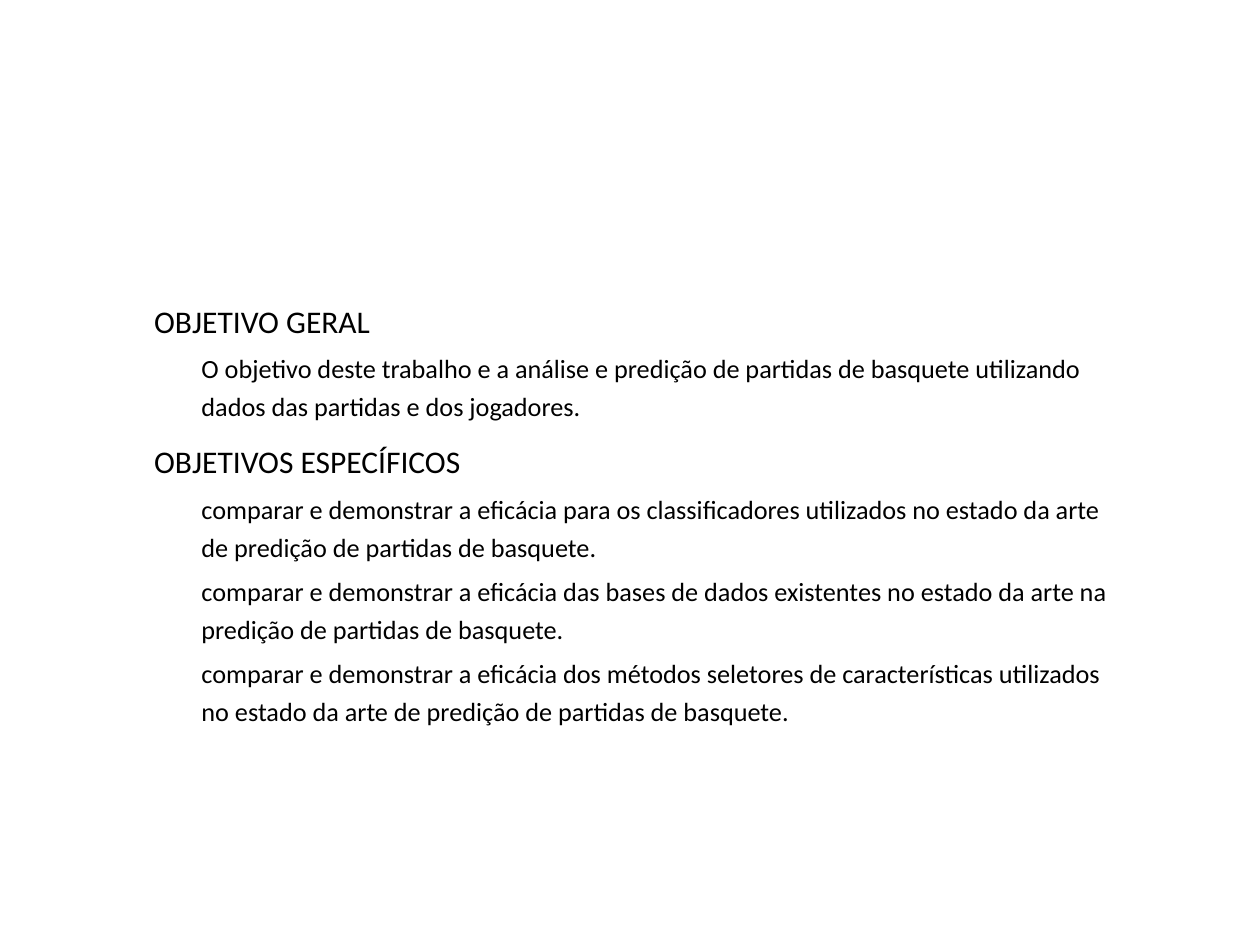
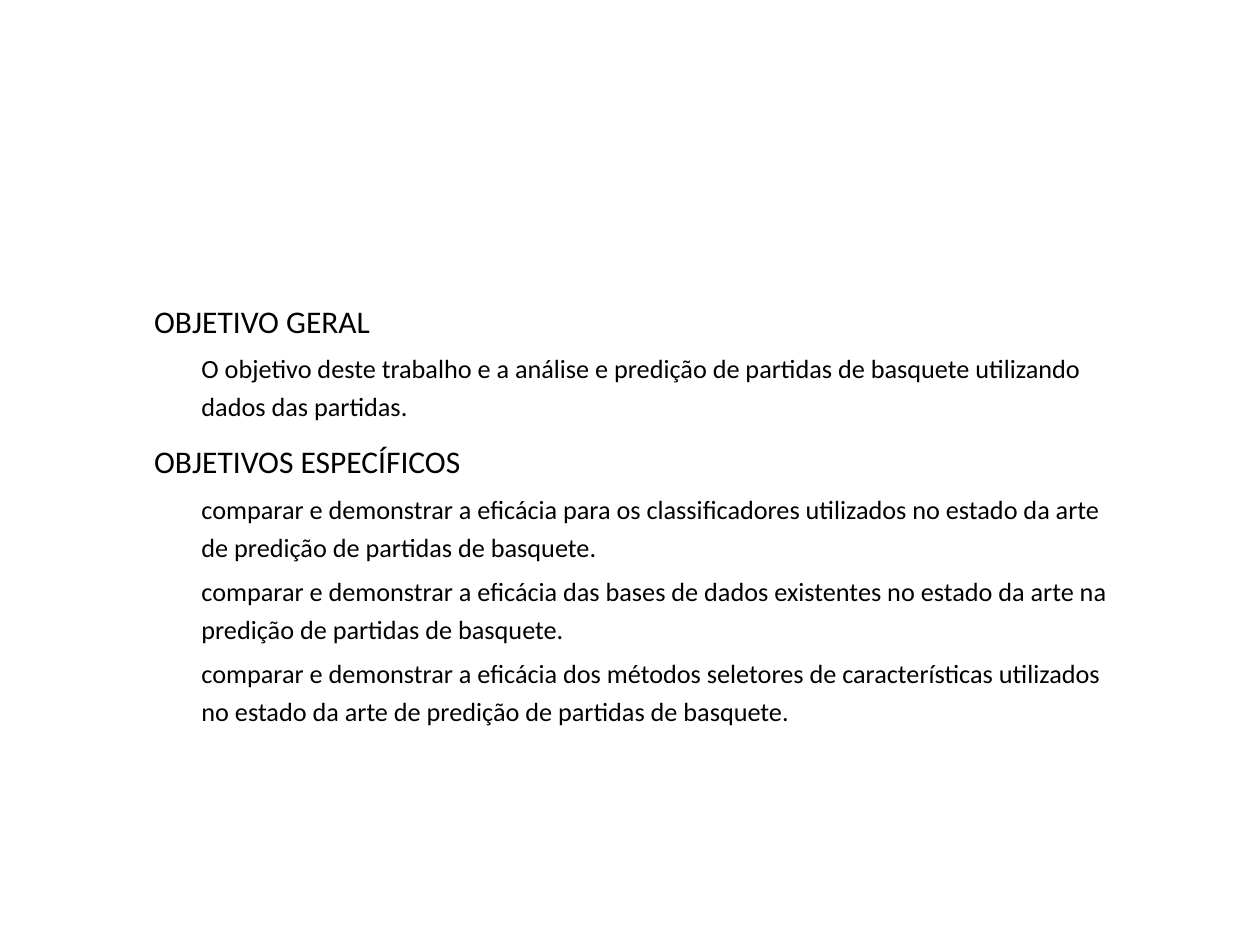
Before and after one commit to marcos901/Projeto-TCC, a slide deck: slide 5 of Parte escrita/Apresentação1.odp. Drawn at 1260x945 pixels with LibreOffice and Linux fonts; fonts in the diff are those of the drawing; background and template pictures are left out. Boxes give left, top, right and bottom in pixels: in the first picture for what was removed or moved away, otherwise in the second. Text is boxed around its words. In the diff, an @@ line names an element or a change of style, - is before the commit and + after.

```diff
--- a/Parte escrita/Apresentação1.odp
+++ b/Parte escrita/Apresentação1.odp
@@ text at [201, 359, 1079, 421]: text changed @@
-  • O objetivo deste trabalho e a análise e predição de partidas de basquete utilizando dados das partidas e dos jogadores.
+  • O objetivo deste trabalho e a análise e predição de partidas de basquete utilizando dados das partidas.
```
Also in this commit, not shown: 7 other slides changed, 4 other files.
